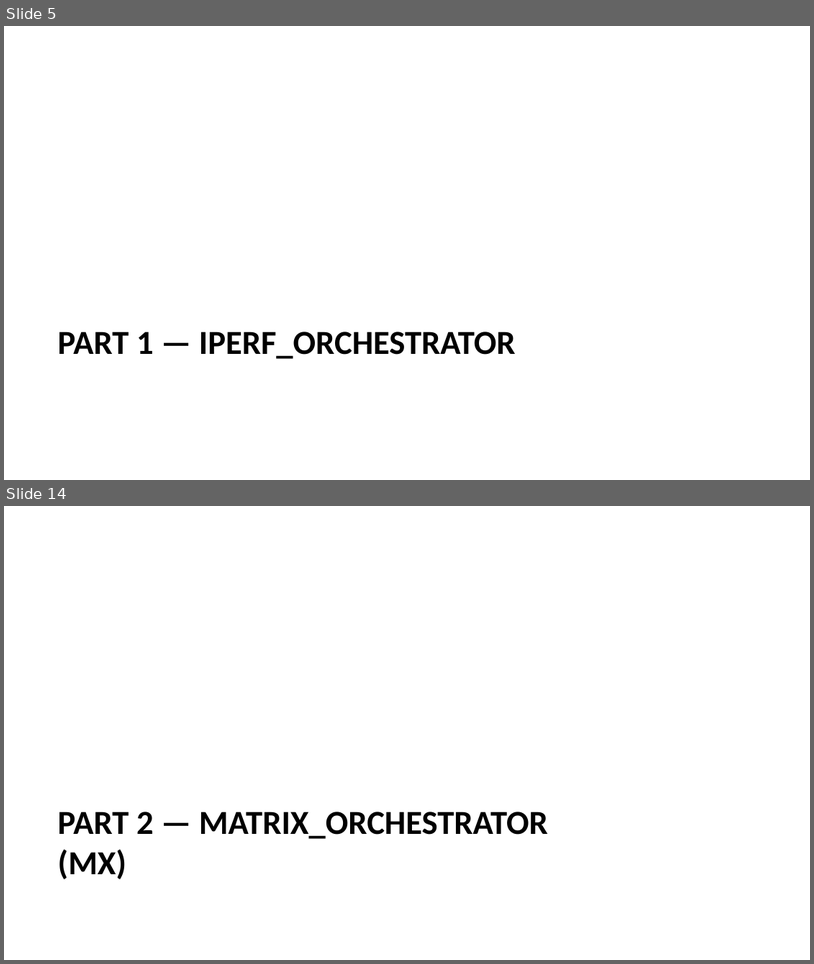
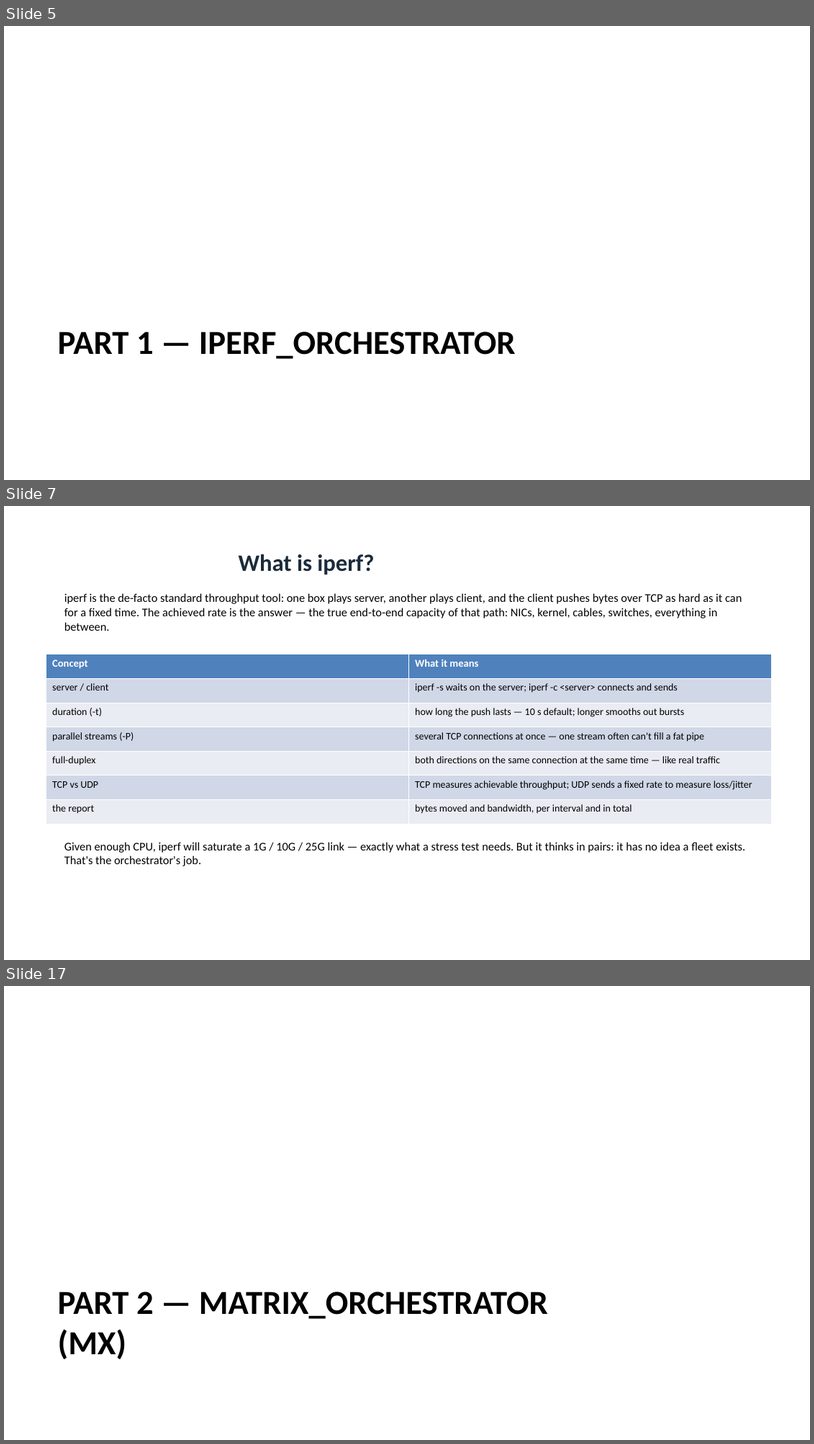
Before and after one commit to MartinGallagher-code/presentations, a slide deck: network-testing/network_testing.pptx. Shown one above the other, each under a label of ours: slides 5 and 14 before the commit, slides 5, 7 and 17 after it; the slides between them are not shown. The pictures are 814x964 and 814x1444 pixels, drawn with LibreOffice and Linux fonts; fonts in the diff are those of the drawing. Boxes give left, top, right and bottom in pixels: in the first picture for what was removed or moved away, otherwise in the second. Text is boxed around its words. In the diff, an @@ line names an element or a change of style, - is before the commit and + after.

```diff
--- a/network-testing/network_testing.pptx
+++ b/network-testing/network_testing.pptx
@@ slide 7 added at box(4, 506, 810, 960), background #FFFFFF @@
@@ title added at box(239, 554, 374, 574), 28 pt, text #1C2B3A, bold @@
+What is iperf?
@@ text added at box(64, 593, 742, 631), 14 pt, text #000000 @@
+iperf is the de-facto standard throughput tool: one box plays server, another plays client, and the client pushes bytes over TCP as hard as it can for a fixed time. The achieved rate is the answer — the true end-to-end capacity of that path: NICs, kernel, cables, switches, everything in between.
@@ table added at box(46, 654, 772, 824), 7 rows, 2 columns @@
+Concept | What it means
+server / client | iperf -s waits on the server; iperf -c <server> connects and sends
+duration (-t) | how long the push lasts — 10 s default; longer smooths out bursts
+parallel streams (-P) | several TCP connections at once — one stream often can't fill a fat pipe
+full-duplex | both directions on the same connection at the same time — like real traffic
+TCP vs UDP | TCP measures achievable throughput; UDP sends a fixed rate to measure loss/jitter
+the report | bytes moved and bandwidth, per interval and in total
@@ text added at box(64, 842, 746, 866), 14 pt, text #000000 @@
+Given enough CPU, iperf will saturate a 1G / 10G / 25G link — exactly what a stress test needs. But it thinks in pairs: it has no idea a fleet exists. That's the orchestrator's job.
@@ what was slide 14 is now slide 17 @@
```
Also in this commit, not shown: 11 slides changed, 16 other slides added, 13 slides removed, 2 other files.
